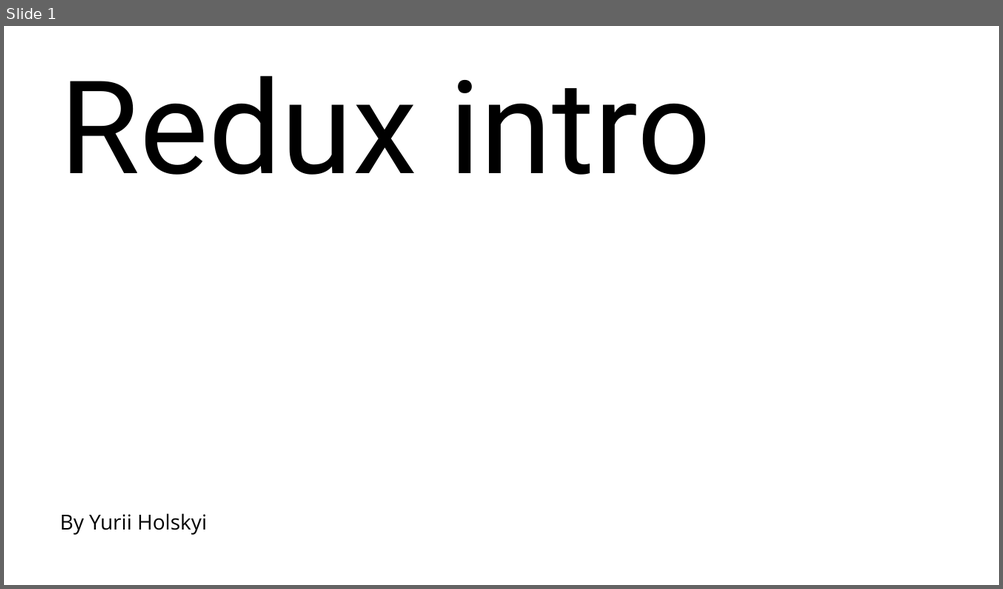
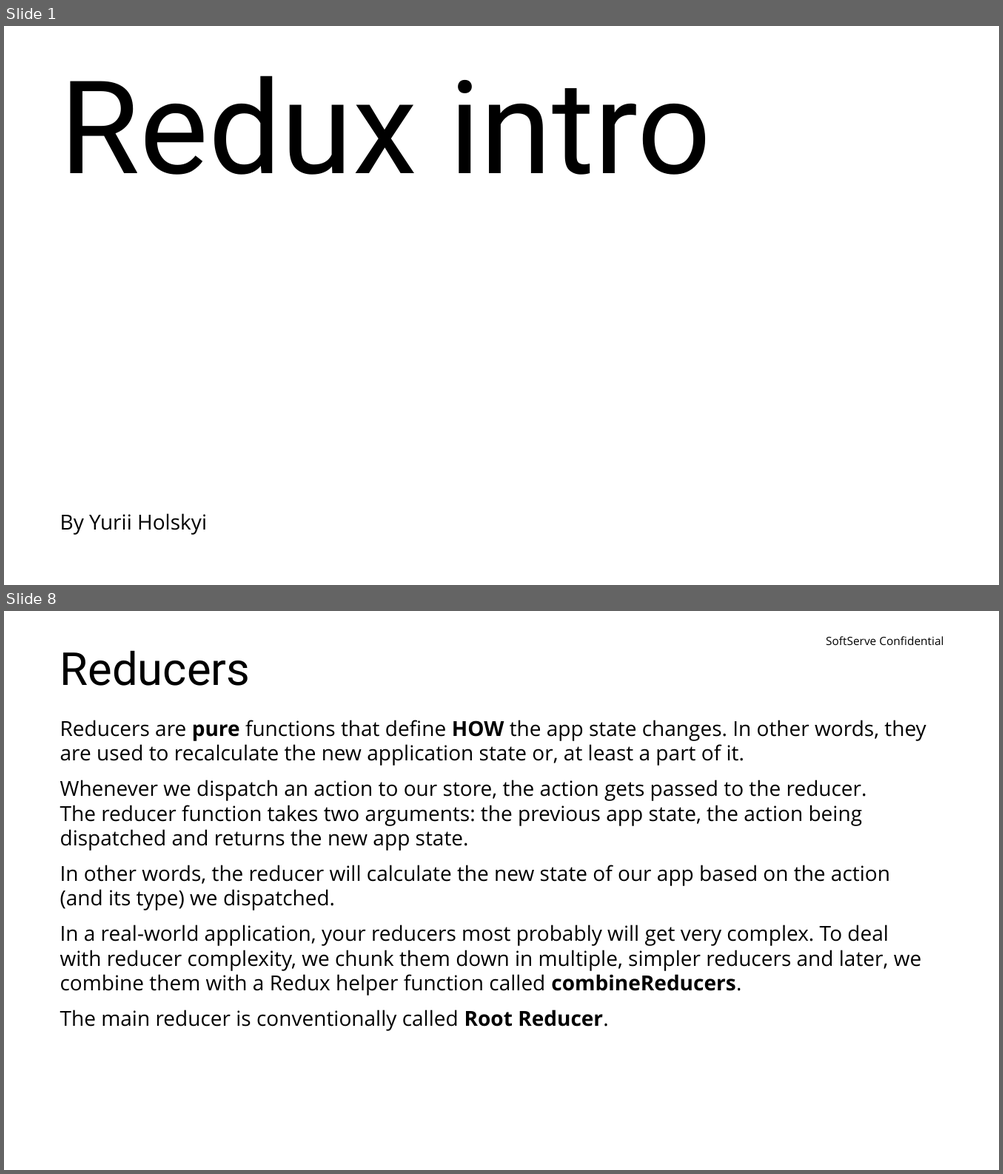
Before and after one commit to yuriiholskiy/Lv-469.node, a slide deck: perfomances/redux-intro(Yurii Holskyi).pptx. Shown one above the other, each under a label of ours: slide 1 before the commit, slides 1 and 8 after it; the slides between them are not shown. The pictures are 1003x589 and 1003x1174 pixels, drawn with LibreOffice and Linux fonts; fonts in the diff are those of the drawing; background and template pictures are left out. Boxes give left, top, right and bottom in pixels: in the first picture for what was removed or moved away, otherwise in the second. Text is boxed around its words. In the diff, an @@ line names an element or a change of style, - is before the commit and + after.

Commit message:
work on Task 2 for webtask + redux perfomance

```diff
--- a/perfomances/redux-intro(Yurii Holskyi).pptx
+++ b/perfomances/redux-intro(Yurii Holskyi).pptx
@@ slide 8 added at [4, 611, 999, 1170], background #FFFFFF @@
@@ title added at [60, 650, 250, 686], 44 pt, text #000000 @@
+Reducers
@@ text added at [825, 636, 943, 645], 11 pt, text #000000 @@
+SoftServe Confidential
@@ text added at [60, 720, 925, 1031], 20 pt, text #000000 @@
+Reducers are pure functions that define HOW the app state changes. In other words, they are used to recalculate the new application state or, at least a part of it.
+Whenever we dispatch an action to our store, the action gets passed to the reducer.
+The reducer function takes two arguments: the previous app state, the action being dispatched and returns the new app state.
+In other words, the reducer will calculate the new state of our app based on the action (and its type) we dispatched.
+In a real-world application, your reducers most probably will get very complex. To deal with reducer complexity, we chunk them down in multiple, simpler reducers and later, we combine them with a Redux helper function called combineReducers.
+The main reducer is conventionally called Root Reducer.
```
Also in this commit, not shown: 1 slide changed, 14 other slides added, 15 other files.
